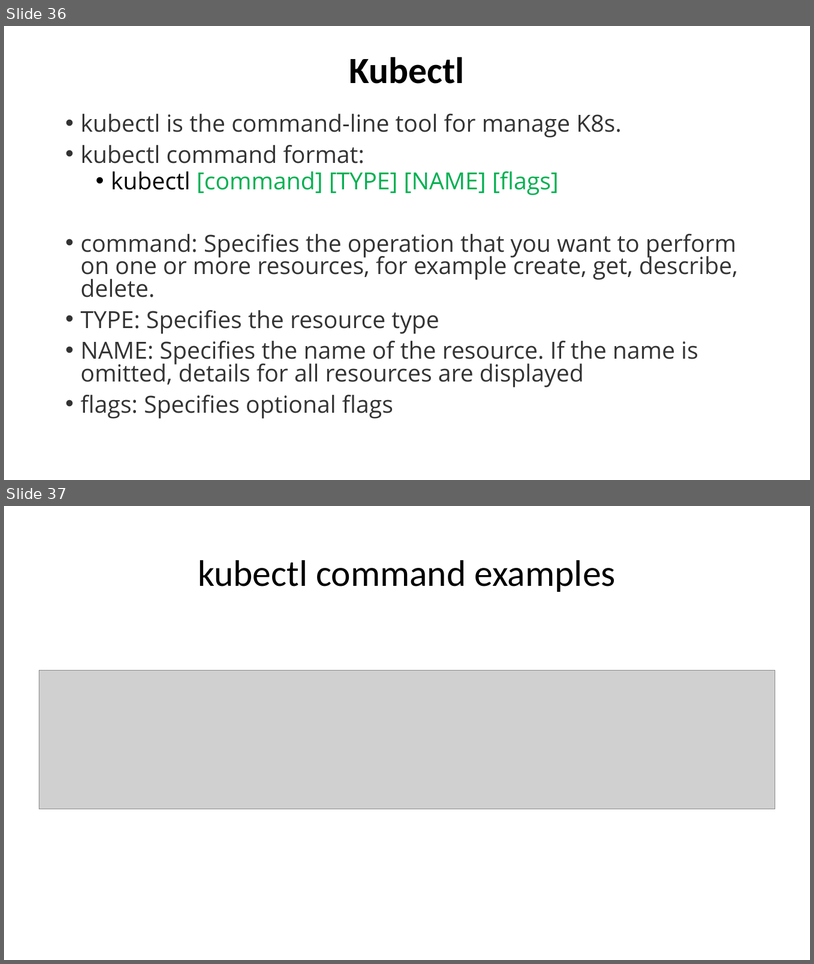
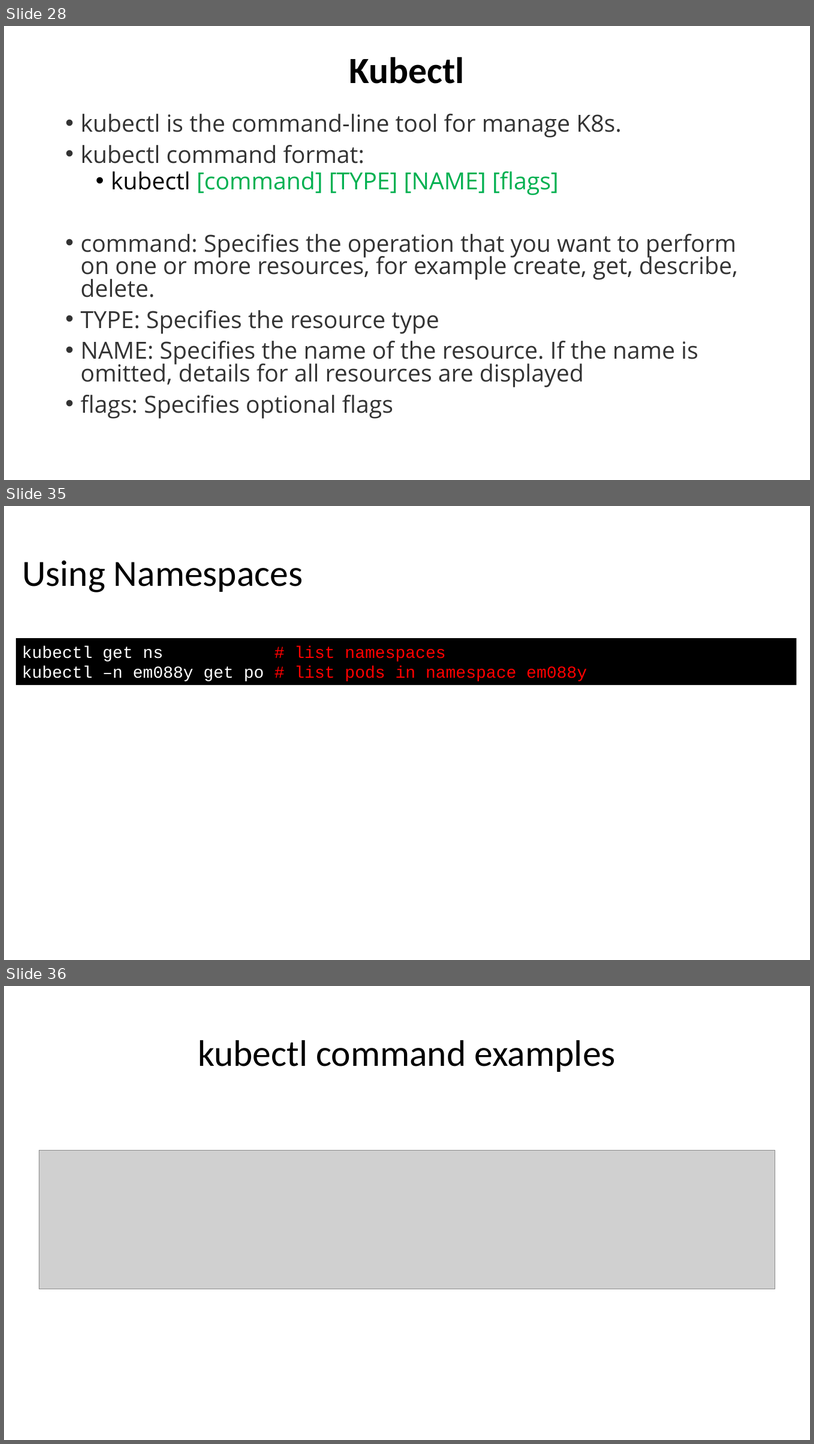
Before and after one commit to eylonmalin/k8s-training, a slide deck: day-1/Using Kubernetes Day 1.pptx. Shown one above the other, each under a label of ours: slides 36 and 37 before the commit, slides 28, 35 and 36 after it; the slides between them are not shown. The pictures are 814x964 and 814x1444 pixels, drawn with LibreOffice and Linux fonts; fonts in the diff are those of the drawing; grey boxes stand for pictures. Boxes give left, top, right and bottom in pixels: in the first picture for what was removed or moved away, otherwise in the second. Text is boxed around its words. In the diff, an @@ line names an element or a change of style, - is before the commit and + after.

```diff
--- a/day-1/Using Kubernetes Day 1.pptx
+++ b/day-1/Using Kubernetes Day 1.pptx
@@ slide 35 added at [4, 506, 810, 960], background #FFFFFF @@
@@ title added at [22, 560, 303, 592], 44 pt, text #000000 @@
+Using Namespaces
@@ rectangle added at [16, 638, 797, 684], fill #000000, 20 pt, text #FF0000 @@
+kubectl get ns # list namespaces
+kubectl –n em088y get po # list pods in namespace em088y
@@ what was slide 36 is now slide 28 @@
@@ what was slide 37 is now slide 36 @@
```
Also in this commit, not shown: 16 slides changed, 9 other slides added, 2 slides removed.
